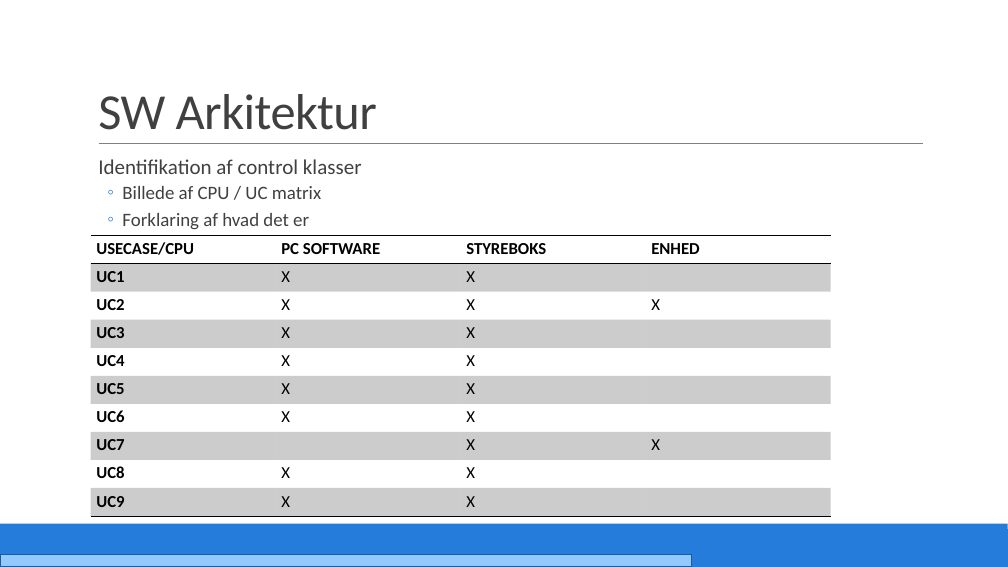
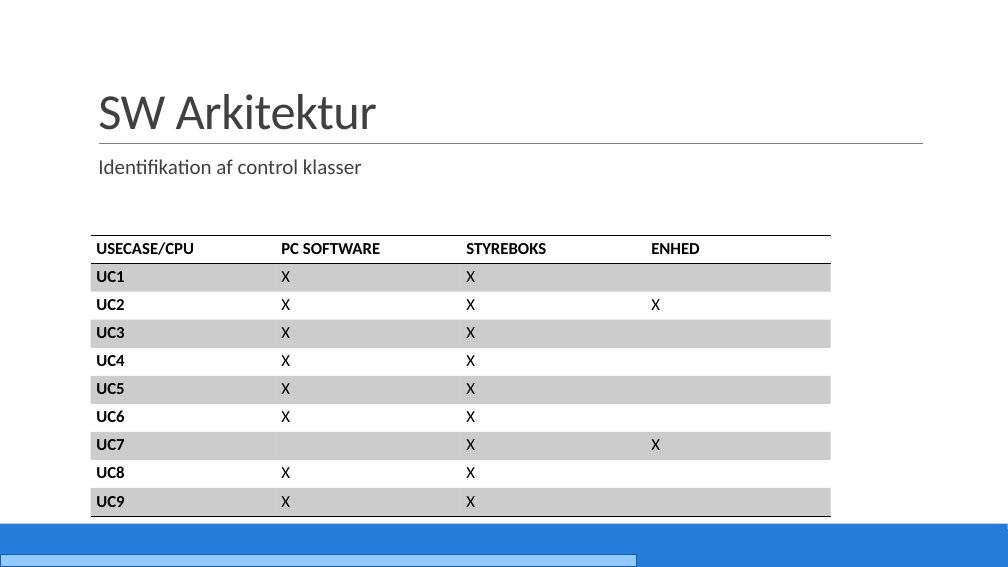
Before and after one commit to PRJ2GR15/Rapport, a slide deck: slide 24 of Fremlæggelse/Fremlæggelse.pptm. Drawn at 1008x567 pixels with LibreOffice and Linux fonts; fonts in the diff are those of the drawing. Boxes give left, top, right and bottom in pixels: in the first picture for what was removed or moved away, otherwise in the second. Text is boxed around its words. In the diff, an @@ line names an element or a change of style, - is before the commit and + after.

```diff
--- a/Fremlæggelse/Fremlæggelse.pptm
+++ b/Fremlæggelse/Fremlæggelse.pptm
@@ text at (x1=122, y1=186, x2=321, y2=230): paragraphs removed @@
-  ◦ Billede af CPU / UC matrix
-  ◦ Forklaring af hvad det er
@@ rectangle resized from (x1=0, y1=554, x2=691, y2=567) to (x1=0, y1=554, x2=637, y2=567) @@
```
Also in this commit, not shown: 36 other slides changed, 1 slide added, 1 slide removed, 1 other file.
